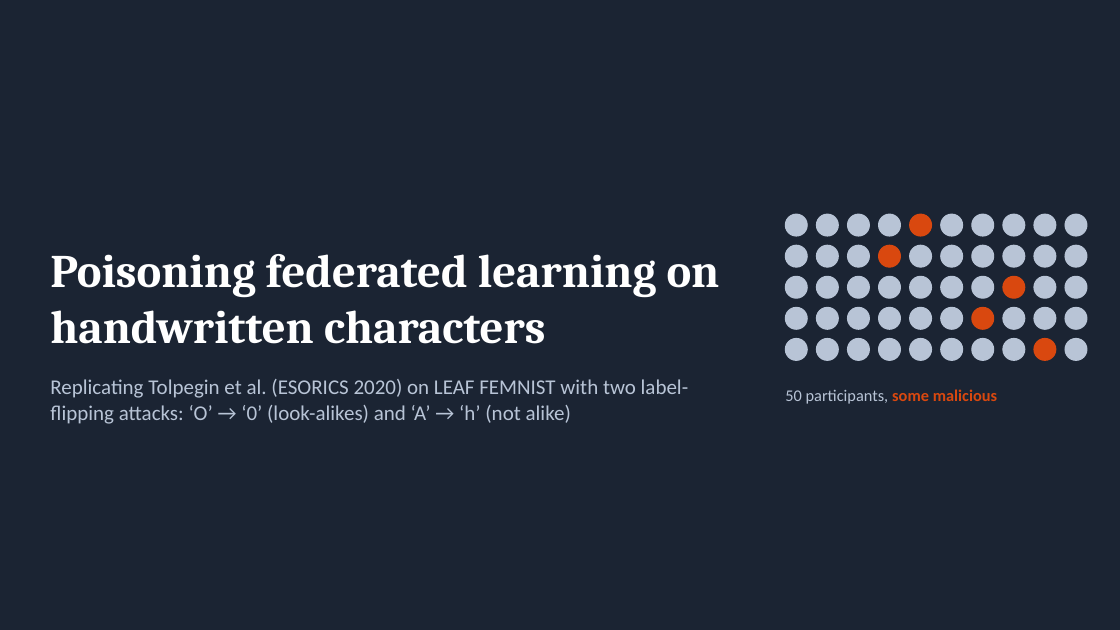
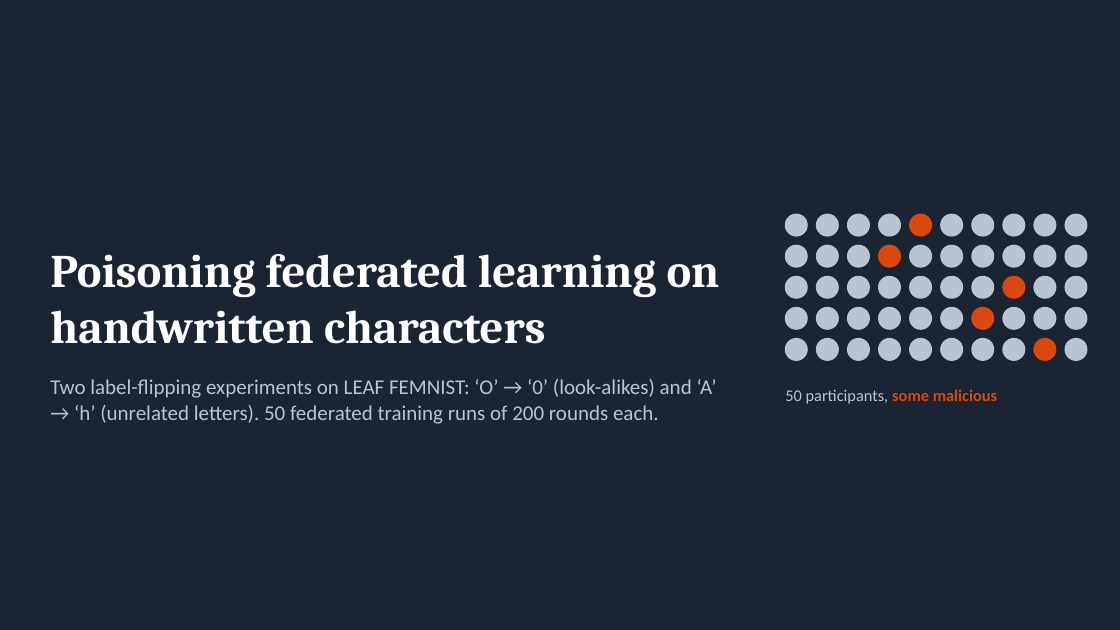
Before and after one commit to wetthamm/FederatedLearning, a slide deck: slide 1 of writeup/FEMNIST_label_flipping.pptx. Drawn at 1120x630 pixels with LibreOffice and Linux fonts; fonts in the diff are those of the drawing. Boxes give left, top, right and bottom in pixels: in the first picture for what was removed or moved away, otherwise in the second. Text is boxed around its words. In the diff, an @@ line names an element or a change of style, - is before the commit and + after.

```diff
--- a/writeup/FEMNIST_label_flipping.pptx
+++ b/writeup/FEMNIST_label_flipping.pptx
@@ text at (50, 379, 717, 424): text changed @@
-Replicating Tolpegin et al. (ESORICS 2020) on LEAF FEMNIST with two label-flipping attacks: ‘O’ → ‘0’ (look-alikes) and ‘A’ → ‘h’ (not alike)
+Two label-flipping experiments on LEAF FEMNIST: ‘O’ → ‘0’ (look-alikes) and ‘A’ → ‘h’ (unrelated letters). 50 federated training runs of 200 rounds each.
```
Also in this commit, not shown: 13 other slides changed, 3 slides added, 2 slides removed, 12 other files.
